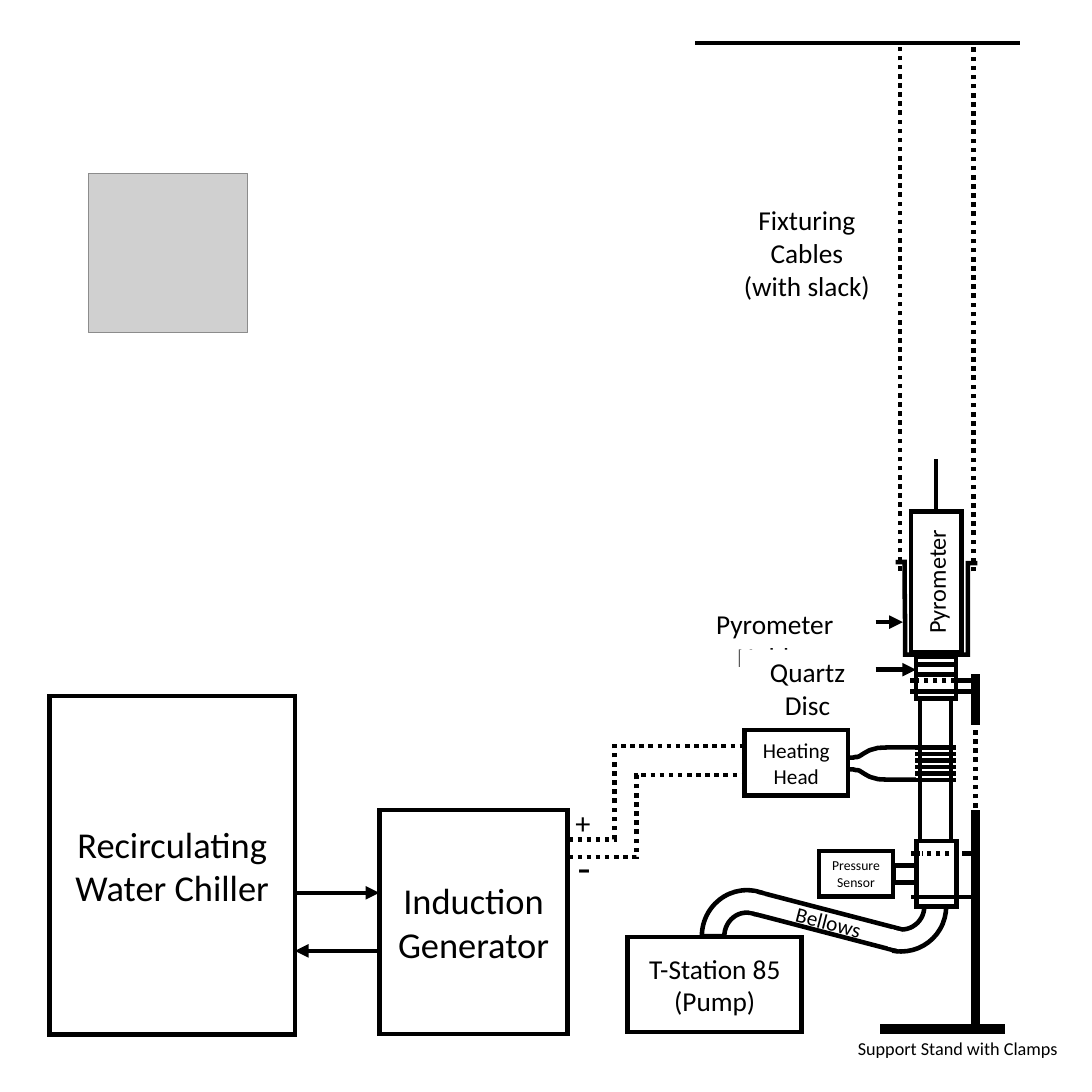
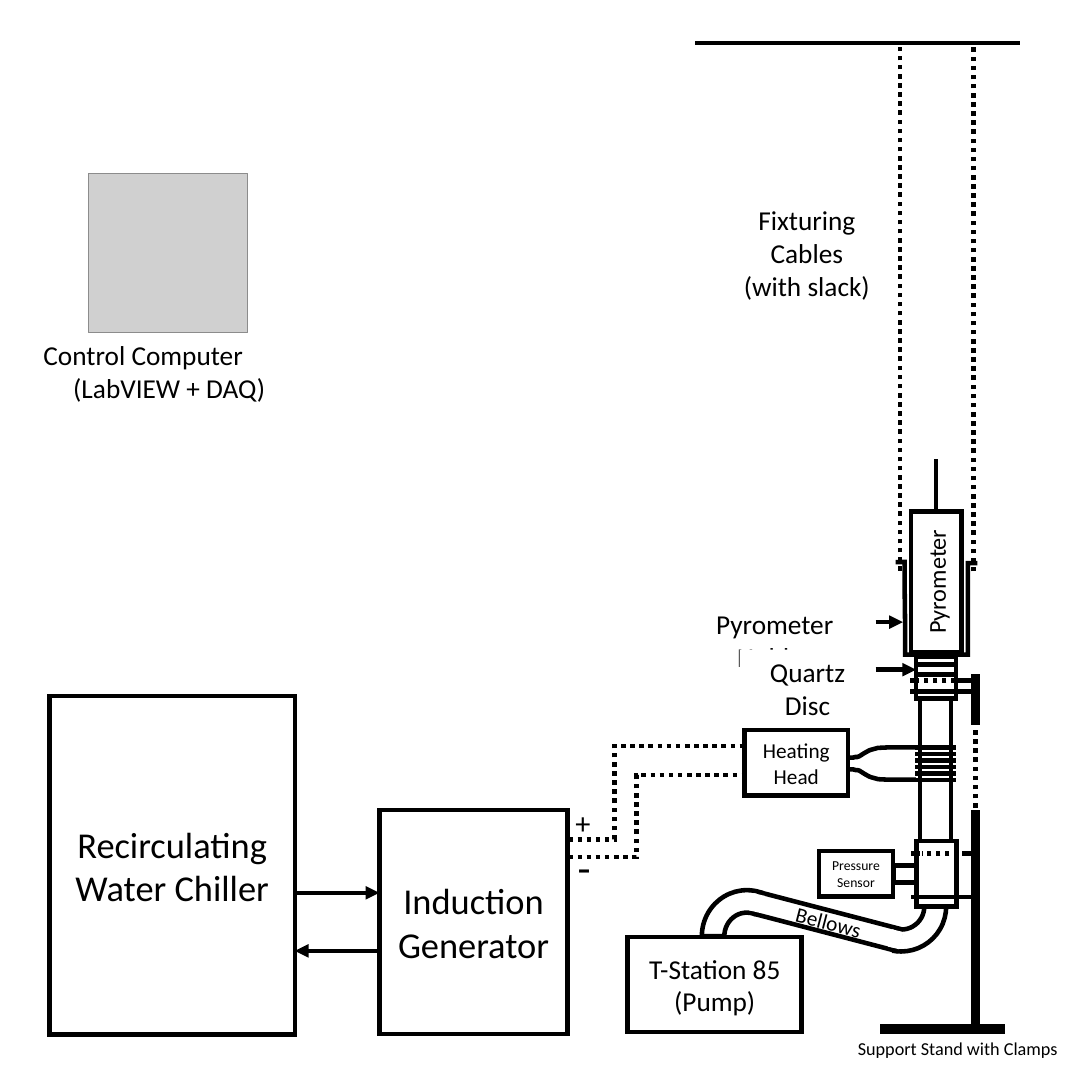
Before and after one commit to vertical-cloud-lab/custom-induction-furnace, a slide deck: slide 1 of docs/induction-furnace-schematic.pptx. Drawn at 1092x1092 pixels with LibreOffice and Linux fonts; fonts in the diff are those of the drawing; grey boxes stand for pictures. Boxes give left, top, right and bottom in pixels: in the first picture for what was removed or moved away, otherwise in the second. Text is boxed around its words. In the diff, an @@ line names an element or a change of style, - is before the commit and + after.

```diff
--- a/docs/induction-furnace-schematic.pptx
+++ b/docs/induction-furnace-schematic.pptx
@@ text added at (x1=43, y1=346, x2=265, y2=402), 18 pt, text #000000 @@
+Control Computer
+(LabVIEW + DAQ)
```
Also in this commit, not shown: 3 other files.
